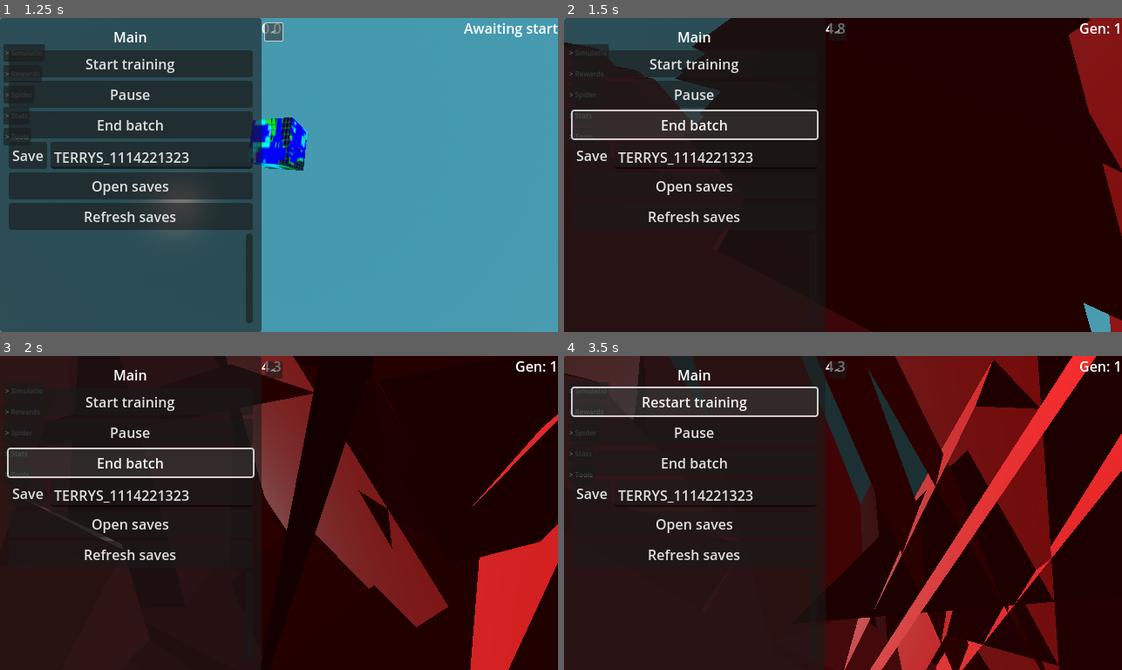
Above: before the commit, frames 1-4 (two rows, left to right).
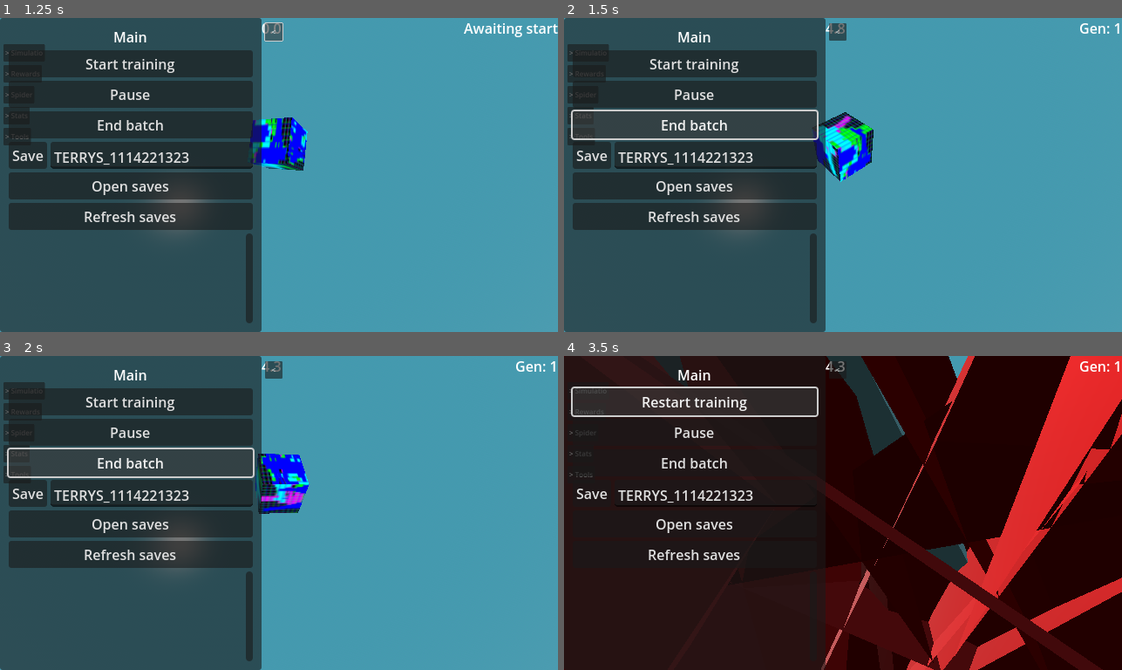
Above: after the commit, the same moments.

Repository: officialErnests/de-ai-ed
Game: Godot game, scene res://scenes/main.tscn
The game is run twice, just before and just after one commit, with the same random seed, the same clock (stepped at 60 frames per second) and the same inputs.
Inputs:
- Up to frame 1 (1.25 s): click "> Main" at 0.5 s
- Up to frame 2 (1.5 s): click "End batch" at 1.25 s
- Up to frame 3 (2 s): no input
- Up to frame 4 (3.5 s): click "Start training" at 2 s; click "Restart training" at 2.75 s

Frame 1 is identical in both runs. In frame 2, 92% of the frame differs, in the area x 0-100%, y 0-100%; in frame 3, 96%; in frame 4, 32%.
Error before the commit: Invalid access to property or key 'value' on a base object of type 'Nil'. (res://scripts/spidersss.gd:58)
Error after the commit: Invalid access to property or key 'value' on a base object of type 'CheckBox'. (res://scripts/spidersss.gd:85)

Commit message:
v0.2.5.2 added saving stats

Diff:
--- a/scenes/main.tscn
+++ b/scenes/main.tscn
@@ -324,6 +324,19 @@
 text = "Mutation amount"
 
 [node name="SpinBox" type="SpinBox" parent="Camera_setup/NeckOrSmthing/Dron/Floating_cam/Gui/Simulation/Panel/VBoxContainer/MutationAmount"]
+layout_mode = 2
+max_value = 10.0
+step = 0.1
+value = 0.5
+
+[node name="AutoSaveInterval" type="HBoxContainer" parent="Camera_setup/NeckOrSmthing/Dron/Floating_cam/Gui/Simulation/Panel/VBoxContainer"]
+layout_mode = 2
+
+[node name="Label" type="Label" parent="Camera_setup/NeckOrSmthing/Dron/Floating_cam/Gui/Simulation/Panel/VBoxContainer/AutoSaveInterval"]
+layout_mode = 2
+text = "Auto save interval"
+
+[node name="SpinBox" type="SpinBox" parent="Camera_setup/NeckOrSmthing/Dron/Floating_cam/Gui/Simulation/Panel/VBoxContainer/AutoSaveInterval"]
 layout_mode = 2
 max_value = 10.0
 step = 0.1
--- a/scripts/spidersss.gd
+++ b/scripts/spidersss.gd
@@ -55,45 +55,12 @@
 
 var intss = 0
 var spiders_arr = []
-var stats_arr = {
-	"generation" = 1,
-
-	#simulation
-	"training_time" = training_time.value,
-	"mutation_amount" = mutation_amount.value,
-	"spiders_batches" = spiders_batches.value,
-	"spiders_per_batch" = spiders_per_batch.value,
-	"keep_best" = keep_best.value,
-	"auto_save_interval" = keep_best.value,
-
-	#rewards
-	"ground_height" = ground_height.value,
-	"ground_pain" = ground_pain.value,
-	"random_goal" = random_goal.button_pressed,
-	"goal_distance" = goal_distance.value,
-	"goal_reward" = goal_reward.value,
-	"goal_distance_reward" = goal_distance_reward.value,
-
-	#spider
-	"hidden_layers" = hidden_layers.value,
-	"neurons_per_layer" = neurons_per_layer.value,
-	"memory_neurons" = memory_neurons.value,
-
-	"generation_statistics" = [],
-	"spider_saves" = [],
-}
+var stats_arr
 var best_spider = []
 var load_button_arr: Array[Control] = []
 
 func _ready() -> void:
-	stats_arr = {
-		"generation" = 1,
-		"hidden_layers" = hidden_layers.value,
-		"neurons_per_layer" = neurons_per_layer.value,
-		"memory_neurons" = memory_neurons.value,
-		"generation_statistics" = [],
-		"spider_saves" = [],
-	}
+	resetStatsArr()
 
 	generation_count.text = "Awaiting start"
 	timer.timeout.connect(trainLoop)
@@ -113,6 +80,35 @@
 
 	refreshFiles()
 	refreshGraphs()
+
+func resetStatsArr():
+	stats_arr = {
+		"generation" = 1,
+
+		#simulation
+		"training_time" = training_time.value,
+		"mutation_amount" = mutation_amount.value,
+		"spiders_batches" = spiders_batches.value,
+		"spiders_per_batch" = spiders_per_batch.value,
+		"keep_best" = keep_best.value,
+		"auto_save_interval" = keep_best.value,
+
+		#rewards
+		"ground_height" = ground_height.value,
+		"ground_pain" = ground_pain.value,
+		"random_goal" = random_goal.button_pressed,
+		"goal_distance" = goal_distance.value,
+		"goal_reward" = goal_reward.value,
+		"goal_distance_reward" = goal_distance_reward.value,
+
+		#spider
+		"hidden_layers" = hidden_layers.value,
+		"neurons_per_layer" = neurons_per_layer.value,
+		"memory_neurons" = memory_neurons.value,
+
+		"generation_statistics" = [],
+		"spider_saves" = [],
+	}
 
 func graphShowSpiders(): graph_spiders.visible = graph_show_spiders.button_pressed
 func graphShowTime(): graph_time.visible = graph_show_time.button_pressed
@@ -263,6 +259,22 @@
 		#saving
 		best_spider = randomm_picker.getMax()
 		stats_arr["generation"] = intss
+		stats_arr["training_time"] = training_time.value
+		stats_arr["mutation_amount"] = mutation_amount.value
+		stats_arr["spiders_batches"] = spiders_batches.value
+		stats_arr["spiders_per_batch"] = spiders_per_batch.value
+		stats_arr["keep_best"] = keep_best.value
+		stats_arr["auto_save_interval"] = keep_best.value
+		stats_arr["ground_height"] = ground_height.value
+		stats_arr["ground_pain"] = ground_pain.value
+		stats_arr["random_goal"] = random_goal.button_pressed
+		stats_arr["goal_distance"] = goal_distance.value
+		stats_arr["goal_reward"] = goal_reward.value
+		stats_arr["goal_distance_reward"] = goal_distance_reward.value
+		stats_arr["hidden_layers"] = hidden_layers.value
+		stats_arr["neurons_per_layer"] = neurons_per_layer.value
+		stats_arr["memory_neurons"] = memory_neurons.value
+
 		if fmod(intss, save_generation) == 0:
 			stats_arr["spider_saves"].append(
 				{
